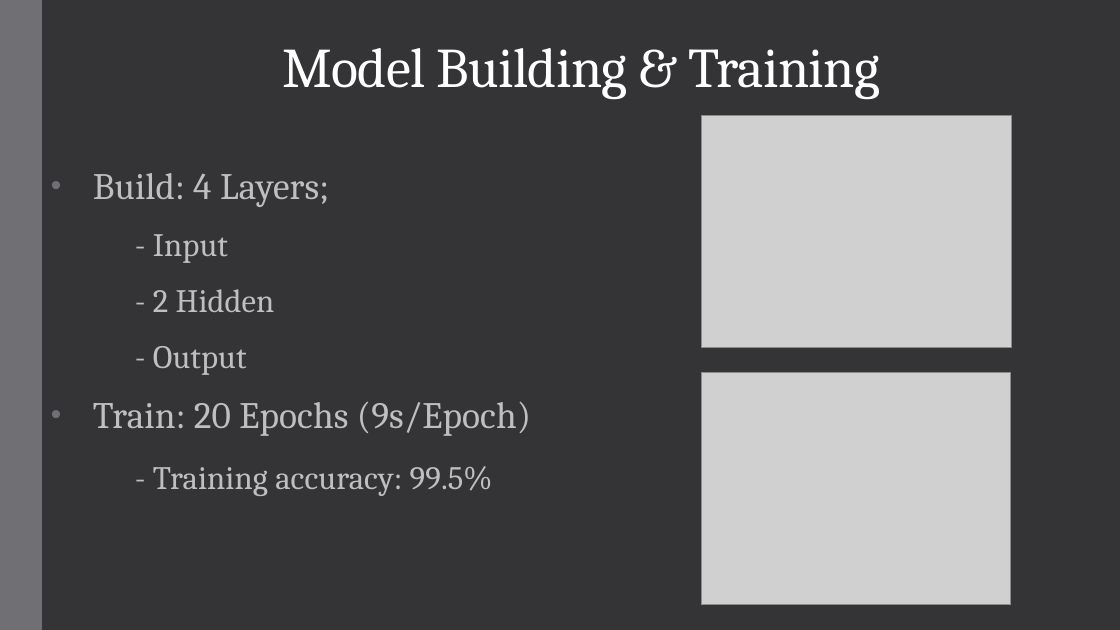
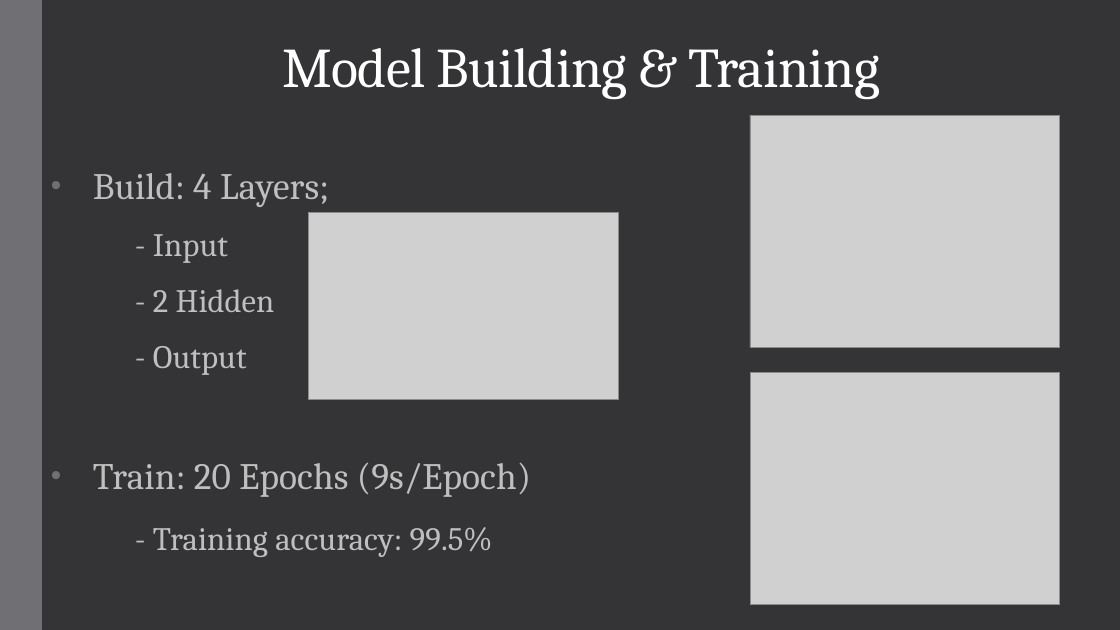
Before and after one commit to wassimalharaki/Digit-Classification-Model, a slide deck: slide 4 of media/AI Project 2 PPT.pptx. Drawn at 1120x630 pixels with LibreOffice and Linux fonts; fonts in the diff are those of the drawing; grey boxes stand for pictures. Boxes give left, top, right and bottom in pixels: in the first picture for what was removed or moved away, otherwise in the second. Text is boxed around its words. In the diff, an @@ line names an element or a change of style, - is before the commit and + after.

```diff
--- a/media/AI Project 2 PPT.pptx
+++ b/media/AI Project 2 PPT.pptx
@@ picture moved from (x1=702, y1=115, x2=1012, y2=348) to (x1=750, y1=115, x2=1060, y2=348) @@
@@ subtitle "Build: 4 Layers;" rewrapped from (x1=93, y1=173, x2=531, y2=496) to (x1=93, y1=173, x2=531, y2=557) @@
@@ picture added at (x1=308, y1=213, x2=618, y2=399) @@
@@ picture moved from (x1=702, y1=373, x2=1012, y2=606) to (x1=750, y1=373, x2=1060, y2=606) @@
```
Also in this commit, not shown: 2 other slides changed, 5 other files.
